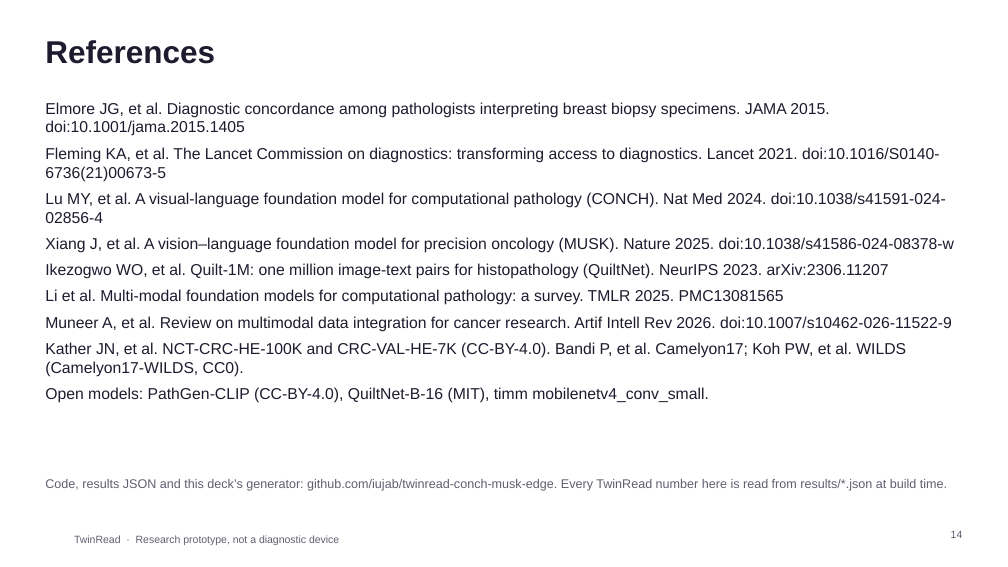
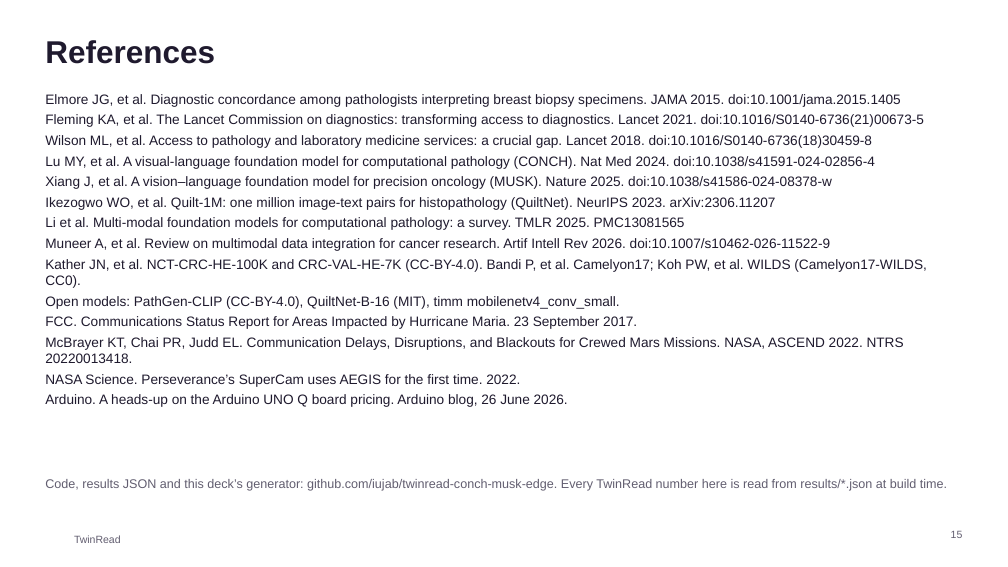
Before and after one commit to iujab/twinread-conch-musk-edge, a slide deck: slide 15 of docs/twinread_deck.pptx (slide 14 before the commit). Drawn at 1008x567 pixels with LibreOffice and Linux fonts; fonts in the diff are those of the drawing; background and template pictures are left out. Boxes give left, top, right and bottom in pixels: in the first picture for what was removed or moved away, otherwise in the second. Text is boxed around its words. In the diff, an @@ line names an element or a change of style, - is before the commit and + after.

```diff
--- a/docs/twinread_deck.pptx
+++ b/docs/twinread_deck.pptx
@@ text at (x1=45, y1=94, x2=926, y2=309): size 15 to 13 pt in "Elmore JG, et al. Diagnostic concordance among ...", "Fleming KA, et al. The Lancet Commission ...", "Lu MY, et al. A visual-language foundation ...", "Xiang J, et al. A vision–language foundation ..." and 5 more places; less space between paragraphs @@
@@ text "Elmore JG, et al. Diagnostic ..." moved from (x1=45, y1=102, x2=954, y2=403) to (x1=45, y1=94, x2=926, y2=407) @@
@@ text at (x1=45, y1=135, x2=872, y2=148): paragraph added @@
+Wilson ML, et al. Access to pathology and laboratory medicine services: a crucial gap. Lancet 2018. doi:10.1016/S0140-6736(18)30459-8
@@ text at (x1=45, y1=316, x2=904, y2=407): paragraphs added @@
+FCC. Communications Status Report for Areas Impacted by Hurricane Maria. 23 September 2017.
+McBrayer KT, Chai PR, Judd EL. Communication Delays, Disruptions, and Blackouts for Crewed Mars Missions. NASA, ASCEND 2022. NTRS 20220013418.
+NASA Science. Perseverance’s SuperCam uses AEGIS for the first time. 2022.
+Arduino. A heads-up on the Arduino UNO Q board pricing. Arduino blog, 26 June 2026.
@@ text at (x1=74, y1=535, x2=121, y2=543): text changed @@
-TwinRead · Research prototype, not a diagnostic device
+TwinRead
@@ page number at (x1=951, y1=531, x2=963, y2=538): text changed @@
-14
+15
```
Also in this commit, not shown: 18 other slides changed, 1 slide added, 8 other files.
